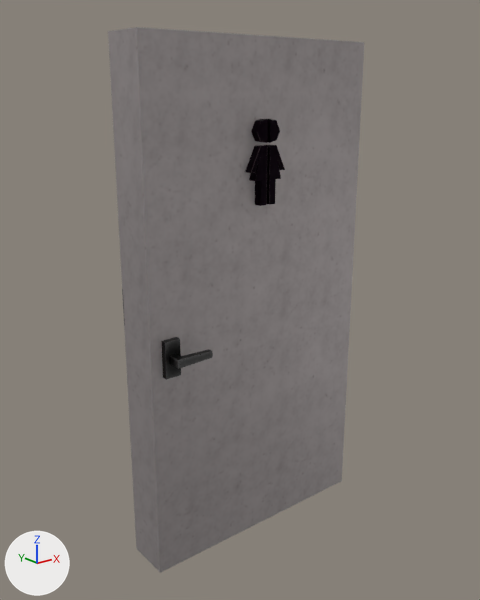
Before and after pictures for a commit that changed the FBX model Assets/_Visual/Environment/_Interiors/Props/SpecificProps/BathroomDoors/Porta_Banheiro_F_Bar.fbx.
The view is the same before and after, from a 50 mm lens placed at (-8.25, 1.5, 1.9), pointed at (-6.57, 3.6, 1.06). The lights are fixed; the arrows at lower left show +X, +Y and +Z.

The first picture shows 'Banheiro_F'.
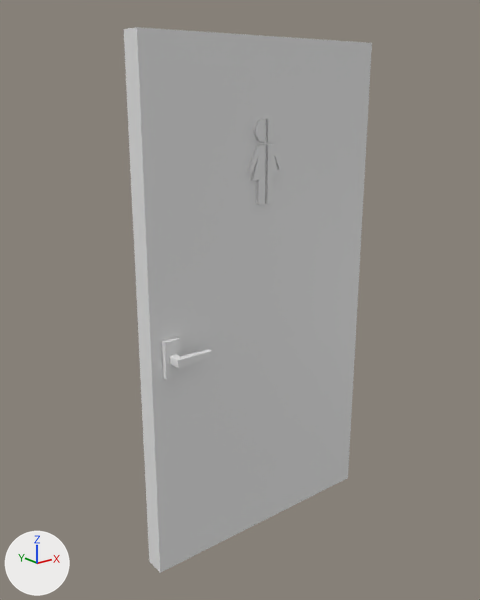
The newer file is also turned or shifted as a whole; pictures and numbers use the older file's frame.

What differs and where, as boxes (x1, y1, x2, y2) in the pictures (480 x 600 px; the box of a moved part takes in the faces that stretch with it):
'Banheiro_F', reshaped: before (108, 27, 364, 573); after (124, 27, 372, 573)
part 1 of me_cube_008, moved or reshaped: before (108, 27, 364, 573); after (124, 27, 372, 573)
part 2 of me_cube_008, built on: before (162, 119, 285, 380); after (162, 119, 283, 380)
part 3 of me_cube_008, recoloured: (162, 337, 213, 369) in both

What the commit changed:
Material 'Portas' (mat_portas) is new.
Its base color is (0.8, 0.8, 0.8) (white #e7e7e7).
me_cube_008 is used by ob_banheiro_f; location (-6.702, 3.467, 0.97).
Verts and faces of me_cube_008; kept vertices keep their numbers, new ones are numbered from 124.
Before the commit, vertices of me_cube_008: 0 (-0.37, 0.22, -0.97) at pixel (136, 548), 1 (-0.37, 0.22, 1.13) at pixel (108, 31), 2 (0.71, 0.22, -0.97), 3 (0.71, 0.22, 1.13), 6 (0.71, 0.03, -0.97) at pixel (341, 481).
Before the commit, vertices of me_cube_008: 7 (0.71, 0.03, 1.13) at pixel (364, 42).
me_cube_008 had 124 vertices, 96 faces and spanned x -0.37..0.71, y -0.05..0.22, z -0.97..1.13.
me_cube_008 now has 144 vertices, 130 faces and spans x -0.37..0.76, y -0.05..0.11, z -0.97..1.13.
Part 1, on me_cube_008:
Vertex 0 moves to (-0.37, 0.11, -0.97), pixel (149, 561).
Vertex 1 moves to (-0.37, 0.11, 1.13), pixel (123, 29).
Vertex 2 moves to (0.76, 0.11, -0.97).
Vertex 3 moves to (0.76, 0.11, 1.13).
Vertex 6 moves to (0.76, 0.03, -0.97), pixel (347, 478).
Vertex 7 moves to (0.76, 0.03, 1.13), pixel (371, 42).
Part 2, on me_cube_008:
13 faces are deleted.
56 vertices in x 0.07..0.25, y -0.01..0.03, z 0.51..0.83 move by (0.01, 0.02, 0.0).
20 vertices are added at x -0.33..0.18, y 0.0..0.05, z -0.05..0.81.
47 new faces join them.
me_cube_008 part 3: 83 faces spanning x -0.37..0.76, y -0.05..0.11, z -0.97..1.13 switch from mat_banheiro_f to mat_portas (white #e7e7e7).
